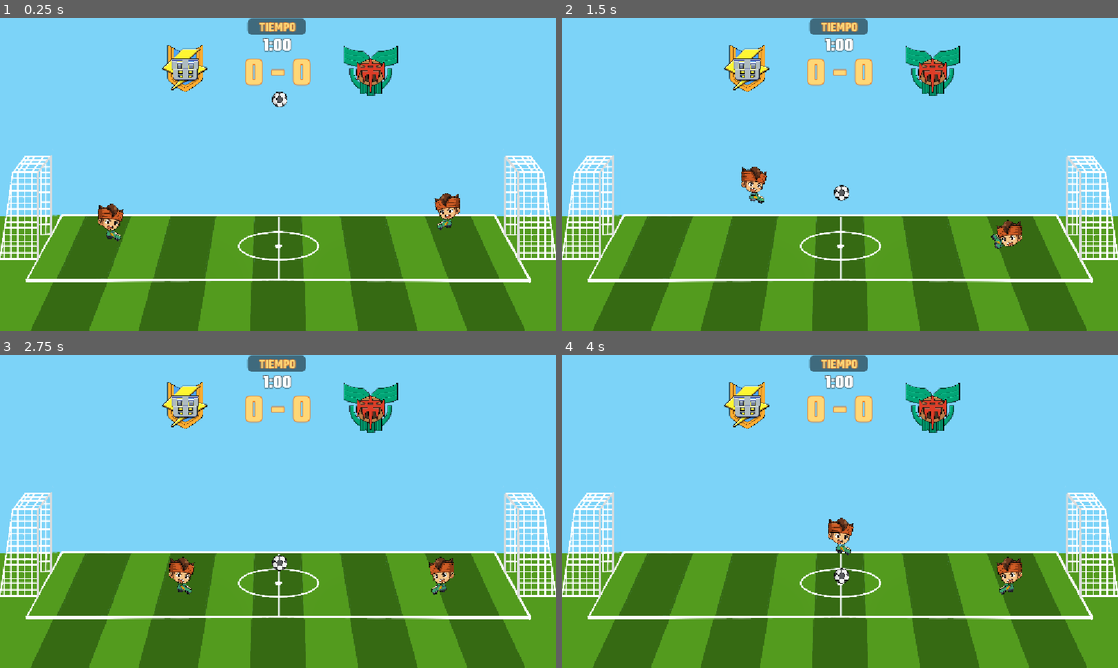
Above: before the commit, frames 1-4 (two rows, left to right).
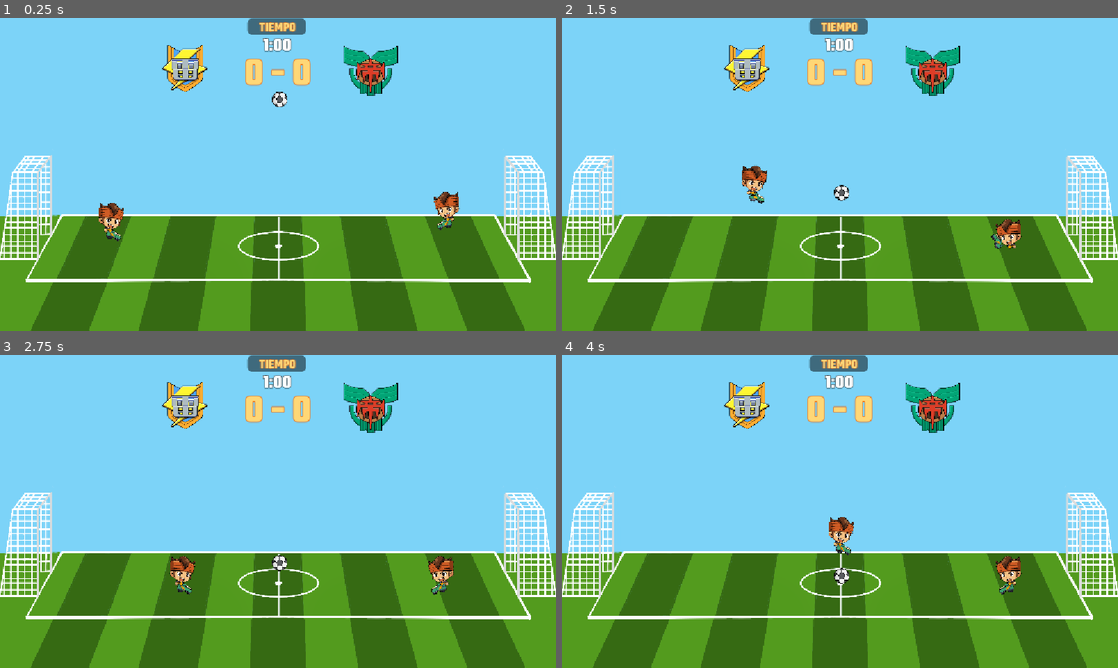
Above: after the commit, the same moments.

Repository: pedrobp17/head-soccer
Game: Godot game, scene res://Escenas/objetos_campo/campo.tscn
The game is run twice, just before and just after one commit, with the same random seed, the same clock (stepped at 60 frames per second) and the same inputs. The project has no main scene, so this scene is started directly.
Inputs:
- Up to frame 1 (0.25 s): no input
- Up to frame 2 (1.5 s): hold Right (p1_right) from 0.53 s (still down); tap Space (p1_kick) at 0.6 s; tap Up (p1_jump) at 0.77 s; tap F (p2_kick) at 1.35 s
- Up to frame 3 (2.75 s): tap Up (p1_jump) at 1.52 s; release Right (p1_right) at 2.03 s; hold Left (p1_left) from 2.03 s (still down); tap A (p2_left) at 2.1 s
- Up to frame 4 (4 s): release Left (p1_left) at 2.78 s; hold Right (p1_right) from 2.78 s (still down); tap D (p2_right) at 2.85 s; tap Up (p1_jump) at 3.02, 3.77 s; tap Space (p1_kick) at 3.6 s

The runs differ from the first frame. In frame 1, 0.5% of the frame differs, in the area x 17-83%, y 55-69%; in frame 2, 0.5%; in frame 3, 0.5%; in frame 4, 0.5%.

Commit message:
implementacion animacion idle

Diff:
--- a/Escenas/jugador/MarkEvans.tscn
+++ b/Escenas/jugador/MarkEvans.tscn
@@ -3,22 +3,68 @@
 [ext_resource type="Texture2D" uid="uid://tpwcjtm583m" path="res://Sprites/jugadores/cabezas/MarkEvans.png" id="1_5ye0k"]
 [ext_resource type="PackedScene" uid="uid://dn78s2f74s8ik" path="res://Escenas/jugador/Pie.tscn" id="3_3bpyk"]
 
-[sub_resource type="CircleShape2D" id="CircleShape2D_a8ku5"]
+[sub_resource type="CircleShape2D" id="CircleShape2D_eu64u"]
 radius = 45.0
+
+[sub_resource type="Animation" id="Animation_2nfyr"]
+length = 0.001
+tracks/0/type = "value"
+tracks/0/imported = false
+tracks/0/enabled = true
+tracks/0/path = NodePath("cabeza:frame")
+tracks/0/interp = 1
+tracks/0/loop_wrap = true
+tracks/0/keys = {
+"times": PackedFloat32Array(0, 0.0009999999),
+"transitions": PackedFloat32Array(1, 1),
+"update": 1,
+"values": [1, 0]
+}
+
+[sub_resource type="Animation" id="Animation_gllot"]
+resource_name = "idle"
+length = 0.6
+loop_mode = 1
+step = 0.15
+tracks/0/type = "value"
+tracks/0/imported = false
+tracks/0/enabled = true
+tracks/0/path = NodePath("cabeza:frame")
+tracks/0/interp = 1
+tracks/0/loop_wrap = true
+tracks/0/keys = {
+"times": PackedFloat32Array(0, 0.15, 0.3, 0.45),
+"transitions": PackedFloat32Array(1, 1, 1, 1),
+"update": 1,
+"values": [1, 0, 1, 0]
+}
+
+[sub_resource type="AnimationLibrary" id="AnimationLibrary_a2cx0"]
+_data = {
+&"RESET": SubResource("Animation_2nfyr"),
+&"idle": SubResource("Animation_gllot")
+}
 
 [node name="MarkEvans" type="CharacterBody2D" unique_id=250287789]
 collision_mask = 7
 
 [node name="cabeza" type="Sprite2D" parent="." unique_id=5466215]
-position = Vector2(-5, -18)
+position = Vector2(39, -73)
 scale = Vector2(-1, 1)
 texture = ExtResource("1_5ye0k")
+centered = false
+hframes = 2
+frame = 1
 
 [node name="CollisionShape2D2" type="CollisionShape2D" parent="." unique_id=909281865]
-position = Vector2(-4, -19)
-shape = SubResource("CircleShape2D_a8ku5")
+position = Vector2(-5, -19)
+shape = SubResource("CircleShape2D_eu64u")
 
 [node name="Camera2D" type="Camera2D" parent="." unique_id=790947609]
 
 [node name="Pie" parent="." unique_id=425747068 instance=ExtResource("3_3bpyk")]
 position = Vector2(-11, 7)
+
+[node name="AnimationPlayer" type="AnimationPlayer" parent="." unique_id=1900307945]
+unique_name_in_owner = true
+libraries/ = SubResource("AnimationLibrary_a2cx0")
--- a/Scripts/jugador/Player.gd
+++ b/Scripts/jugador/Player.gd
@@ -9,7 +9,7 @@
 
 @export var esquema_control : ControlScheme
 
-@onready var animacion_jugador
+@onready var animacion_jugador = %AnimationPlayer
 @onready var pie = $Pie
 
 var estado_actual : EstadoJugador = null
@@ -41,4 +41,7 @@
 			EventBus.golpear_pelota.emit(-collision.get_normal(), false)
 
 func animacion() -> void:
-	pass
+	if velocity.y == 0:
+		animacion_jugador.play("idle")
+	else:
+		animacion_jugador.stop()
Binary file changed: Sprites/jugadores/cabezas/AxelBlaze.png
Binary file changed: Sprites/jugadores/cabezas/CalebStonewall.png
Binary file changed: Sprites/jugadores/cabezas/JohanTassman.png
Binary file changed: Sprites/jugadores/cabezas/JudeSharp.png
Binary file changed: Sprites/jugadores/cabezas/MarkEvans.png
